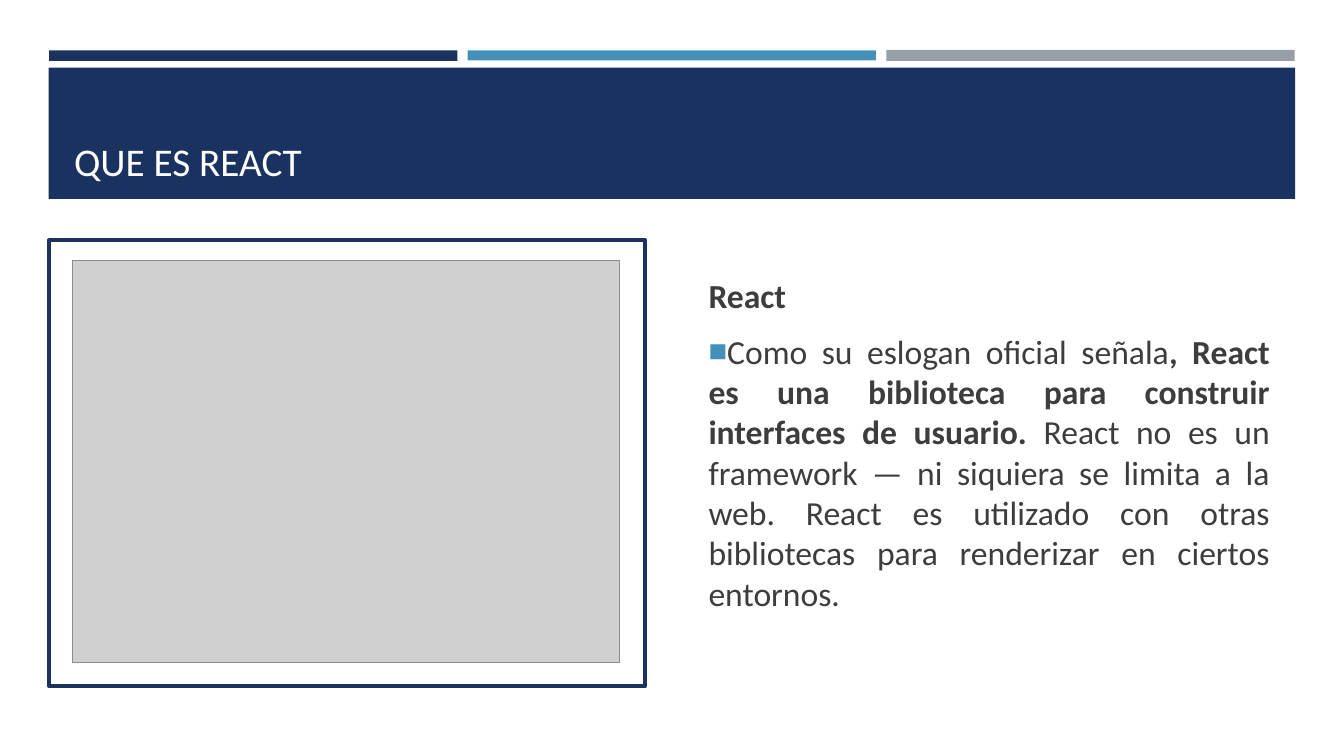
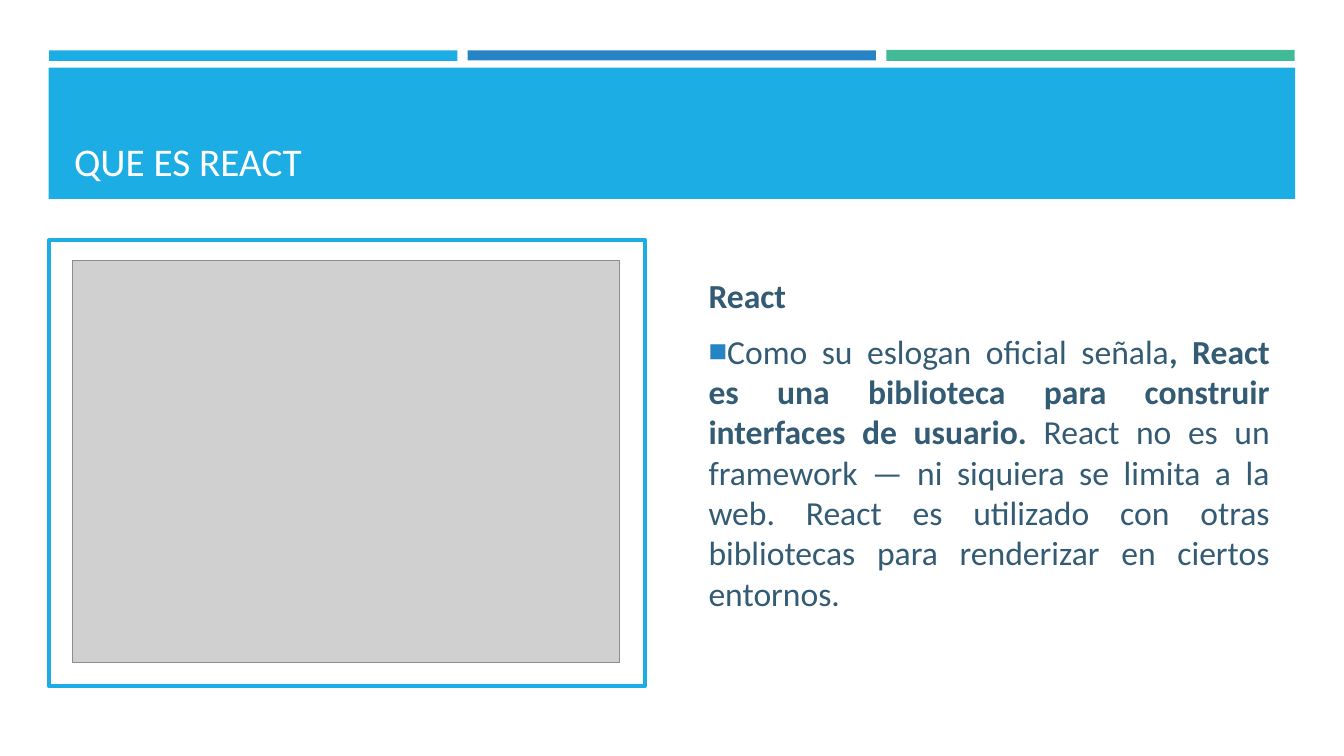
Before and after one commit to Camilobd/MinTic---Desarrollo-Web_Gr-9-10, a slide deck: slide 4 of Recursos/2. React.pptx. Drawn at 1344x756 pixels with LibreOffice and Linux fonts; fonts in the diff are those of the drawing; grey boxes stand for pictures. Boxes give left, top, right and bottom in pixels: in the first picture for what was removed or moved away, otherwise in the second. Text is boxed around its words. In the diff, an @@ line names an element or a change of style, - is before the commit and + after.

```diff
--- a/Recursos/2. React.pptx
+++ b/Recursos/2. React.pptx
@@ rectangle at (x1=49, y1=50, x2=458, y2=60): fill #1A3260 to #1CADE4 @@
@@ rectangle at (x1=468, y1=50, x2=876, y2=60): fill #4590B8 to #2683C6 @@
@@ rectangle at (x1=886, y1=50, x2=1295, y2=62): fill #969FA7 to #42BA97 @@
@@ rectangle at (x1=48, y1=68, x2=1295, y2=199): fill #1A3260 to #1CADE4 @@
@@ rectangle at (x1=49, y1=240, x2=645, y2=686): outline #1A3260 3 pt to #1CADE4 3 pt @@
@@ text "React" at (x1=709, y1=286, x2=1270, y2=607): text colour #3D3D3D to #335B74; bullet colour #4590B8 to #2683C6 @@
```
Also in this commit, not shown: 12 other slides changed, 3 slides added, 1 slide removed, 27 other files.
